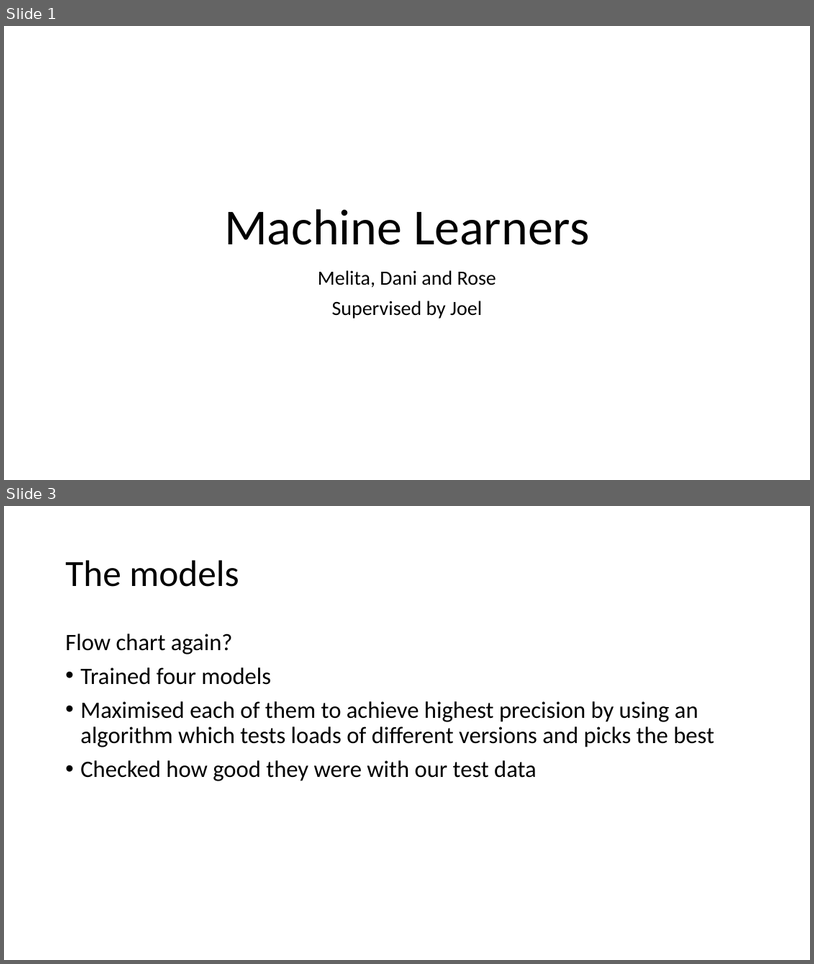
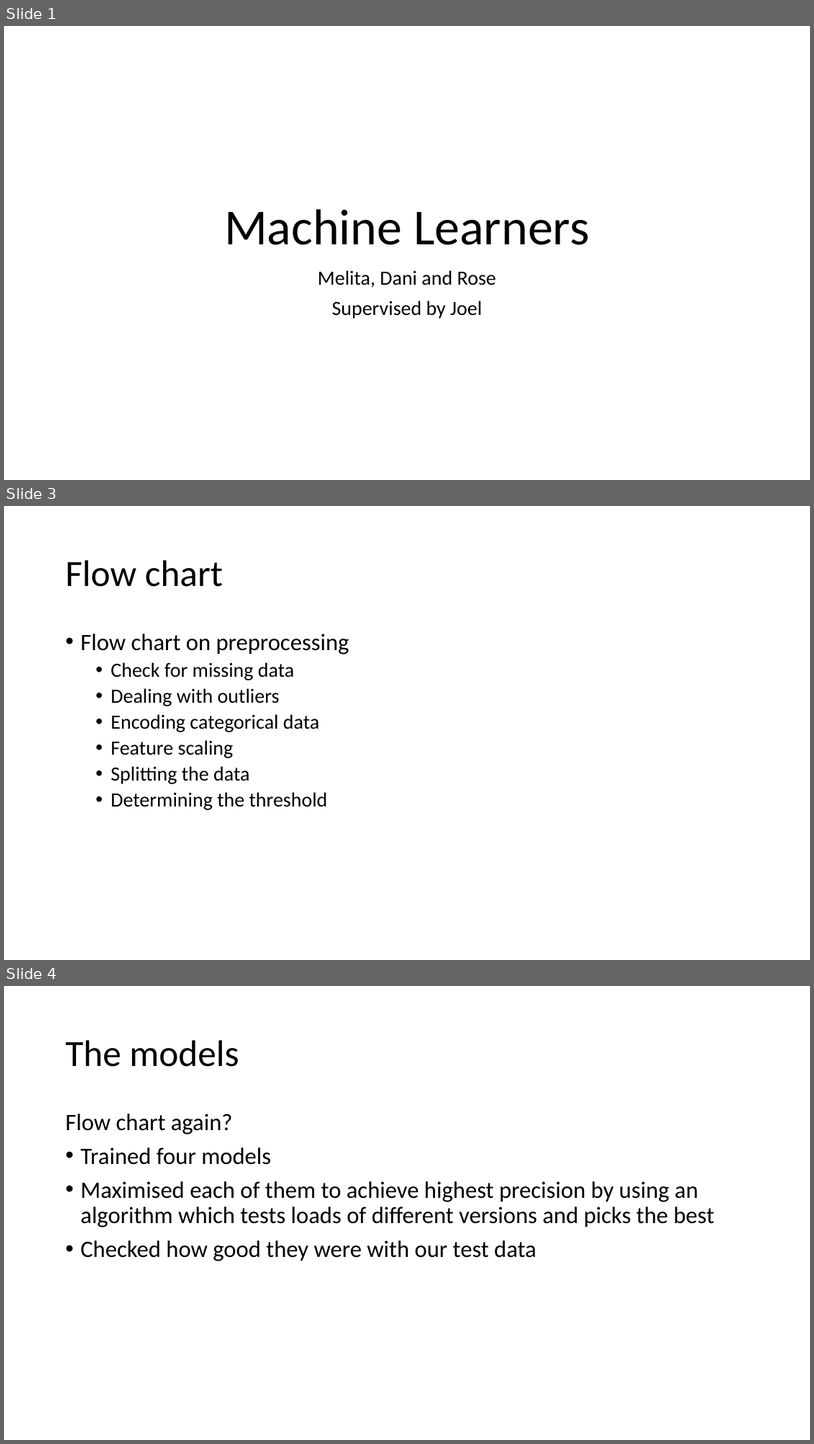
Before and after one commit to DaniiClarkee/Team4_CFG, a slide deck: Team4_presentation.pptx. Shown one above the other, each under a label of ours: slides 1 and 3 before the commit, slides 1, 3 and 4 after it; the slides between them are not shown. The pictures are 814x964 and 814x1444 pixels, drawn with LibreOffice and Linux fonts; fonts in the diff are those of the drawing. Boxes give left, top, right and bottom in pixels: in the first picture for what was removed or moved away, otherwise in the second. Text is boxed around its words. In the diff, an @@ line names an element or a change of style, - is before the commit and + after.

```diff
--- a/Team4_presentation.pptx
+++ b/Team4_presentation.pptx
@@ slide 3 added at (4, 506, 810, 960), background #FFFFFF @@
@@ title added at (65, 560, 223, 587), 44 pt, text #000000 @@
+Flow chart
@@ text added at (80, 633, 350, 810), 24 pt, text #000000 @@
+• Flow chart on preprocessing
+  • Check for missing data
+  • Dealing with outliers
+  • Encoding categorical data
+  • Feature scaling
+  • Splitting the data
+  • Determining the threshold
@@ what was slide 3 is now slide 4 @@
```
Also in this commit, not shown: 3 slides changed, 4 other slides added, 10 other files.
